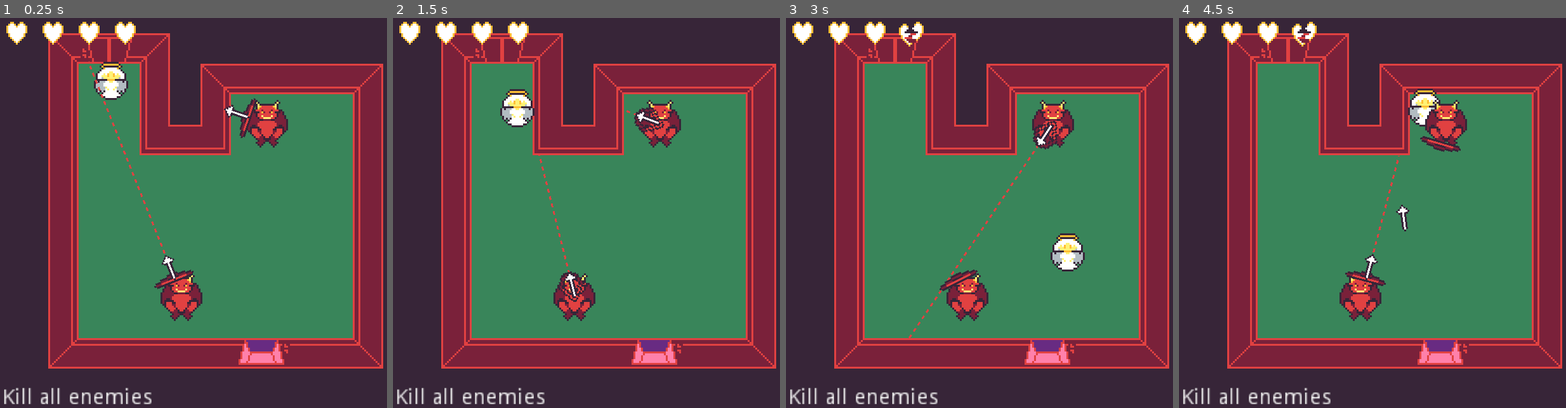
Above: before the commit, frames 1-4 (left to right).
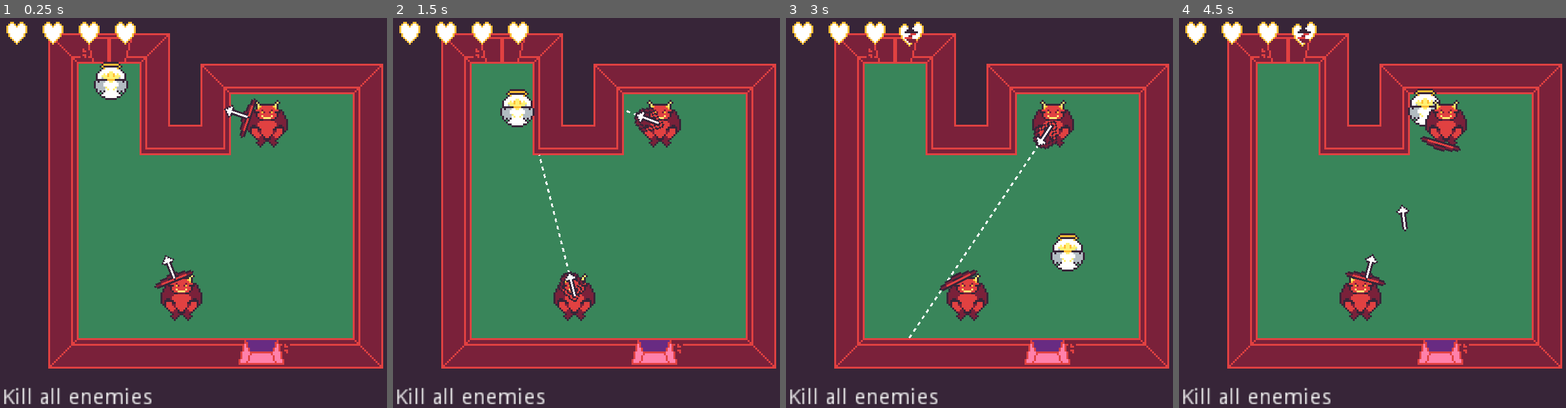
Above: after the commit, the same moments.

Repository: rthurmed/DiveIntoHell
Game: Godot game, scene res://src/Main.tscn
Same seed, same stepped clock (60 frames per second), same inputs: the game is played once before the commit and once after it.
Inputs:
- Up to frame 1 (0.25 s): no input
- Up to frame 2 (1.5 s): hold D (player_right) 0.53-1.28 s; hold S (player_down) from 1.28 s (still down)
- Up to frame 3 (3 s): release S (player_down) at 2.03 s; hold D (player_right) 2.03-2.78 s; hold W (player_up) from 2.78 s (still down)
- Up to frame 4 (4.5 s): release W (player_up) at 3.53 s; hold A (player_left) from 3.53 s (still down); tap Enter at 4.25 s

The runs differ from the first frame. In frame 1, 0.1% of the frame differs, in the area x 22-43%, y 11-61%; in frame 2, less than 0.1%; in frame 3, 0.1%, in the area x 31-66%, y 32-83%; in frame 4, less than 0.1%.

Commit message:
Changed color for aiming line

Diff:
--- a/src/enemy/devil/Devil.gd
+++ b/src/enemy/devil/Devil.gd
@@ -14,6 +14,9 @@
 onready var animation = $AnimationPlayer
 onready var aim_raycast = $VisualInstance/Upper/AimRayCast
 onready var aim_visual = $VisualInstance/Upper/AimRayCast/VisualRay
+
+# warning-ignore:unused_signal
+signal shoot
 
 # TODO: Enemy base class with common functions
 
--- a/src/enemy/devil/Devil.tscn
+++ b/src/enemy/devil/Devil.tscn
@@ -40,6 +40,30 @@
 "update": 0,
 "values": [ 10 ]
 }
+tracks/2/type = "value"
+tracks/2/path = NodePath("VisualInstance/Upper/AimRayCast/VisualRay:modulate")
+tracks/2/interp = 1
+tracks/2/loop_wrap = true
+tracks/2/imported = false
+tracks/2/enabled = true
+tracks/2/keys = {
+"times": PoolRealArray( 0 ),
+"transitions": PoolRealArray( 1 ),
+"update": 0,
+"values": [ Color( 1, 1, 1, 1 ) ]
+}
+tracks/3/type = "value"
+tracks/3/path = NodePath("VisualInstance/Upper/AimRayCast/VisualRay:visible")
+tracks/3/interp = 1
+tracks/3/loop_wrap = true
+tracks/3/imported = false
+tracks/3/enabled = true
+tracks/3/keys = {
+"times": PoolRealArray( 0 ),
+"transitions": PoolRealArray( 1 ),
+"update": 0,
+"values": [ false ]
+}
 
 [sub_resource type="Animation" id=1]
 resource_name = "prepare"
@@ -68,6 +92,30 @@
 "update": 1,
 "values": [ 10, 2 ]
 }
+tracks/2/type = "value"
+tracks/2/path = NodePath("VisualInstance/Upper/AimRayCast/VisualRay:modulate")
+tracks/2/interp = 2
+tracks/2/loop_wrap = true
+tracks/2/imported = false
+tracks/2/enabled = true
+tracks/2/keys = {
+"times": PoolRealArray( 0, 0.2, 0.5 ),
+"transitions": PoolRealArray( 1, 1, 1 ),
+"update": 0,
+"values": [ Color( 1, 1, 1, 0 ), Color( 1, 1, 1, 0 ), Color( 1, 1, 1, 1 ) ]
+}
+tracks/3/type = "value"
+tracks/3/path = NodePath("VisualInstance/Upper/AimRayCast/VisualRay:visible")
+tracks/3/interp = 1
+tracks/3/loop_wrap = true
+tracks/3/imported = false
+tracks/3/enabled = true
+tracks/3/keys = {
+"times": PoolRealArray( 0 ),
+"transitions": PoolRealArray( 1 ),
+"update": 1,
+"values": [ true ]
+}
 
 [node name="Devil" type="KinematicBody2D"]
 collision_layer = 4
@@ -93,6 +141,7 @@
 collision_mask = 3
 
 [node name="VisualRay" type="Polygon2D" parent="VisualInstance/Upper/AimRayCast"]
+visible = false
 texture = ExtResource( 4 )
 polygon = PoolVector2Array( 0, 0, 0, -1, -112, -1, -112, 0 )
 
--- a/src/enemy/devil/state/Shoot.gd
+++ b/src/enemy/devil/state/Shoot.gd
@@ -11,6 +11,7 @@
 	owner.aim_visual.visible = false
 
 	var instance = shoot()
+	owner.emit_signal('shoot')
 	owner.target = instance # focus on the arrow before aiming again
 	owner.animation.play('RESET')
 
Binary file changed: assets/dashed.png
